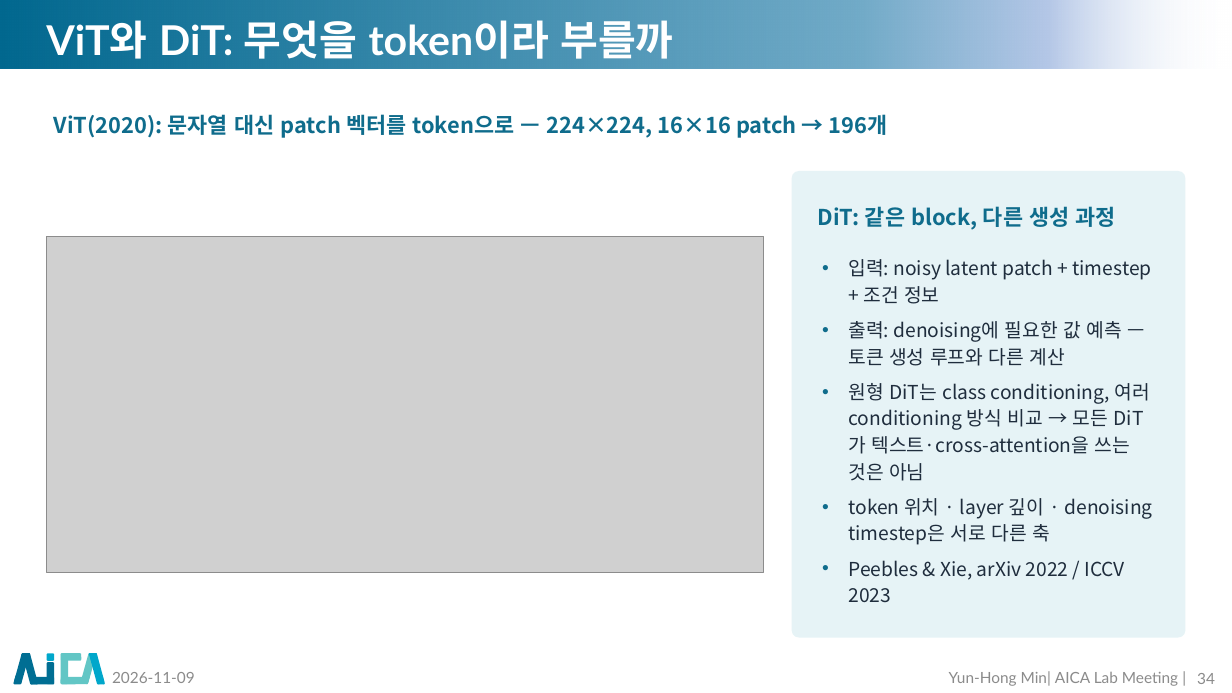
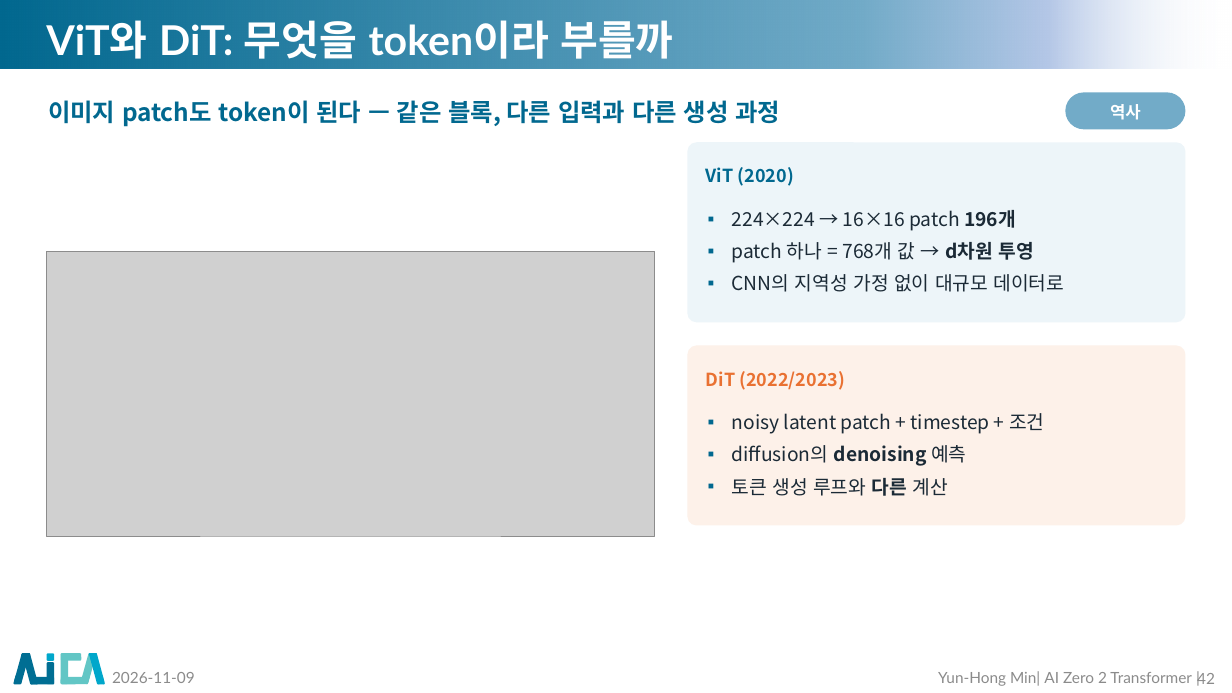
Before and after one commit to myunhh/AI-Zero-2-Transformers, a slide deck: slide 42 of lectures/week06_transformer_complete.pptx (slide 34 before the commit). Drawn at 1232x693 pixels with LibreOffice and Linux fonts; fonts in the diff are those of the drawing; grey boxes stand for pictures; background and template pictures are left out. Boxes give left, top, right and bottom in pixels: in the first picture for what was removed or moved away, otherwise in the second. Text is boxed around its words. In the diff, an @@ line names an element or a change of style, - is before the commit and + after.

```diff
--- a/lectures/week06_transformer_complete.pptx
+++ b/lectures/week06_transformer_complete.pptx
@@ text at (48, 100, 780, 127): text changed; size 17 to 19 pt; text colour #0F6C8C to #01688F @@
-ViT(2020): 문자열 대신 patch 벡터를 token으로 — 224×224, 16×16 patch → 196개
+이미지 patch도 token이 된다 — 같은 블록, 다른 입력과 다른 생성 과정
@@ rounded rectangle added at (1066, 92, 1186, 129), fill #72ABC8, 13 pt, text #FFFFFF, bold @@
+역사
@@ rounded rectangle added at (688, 142, 1186, 323), fill #EDF5F9 @@
@@ text added at (706, 167, 794, 186), 14 pt, text #01688F, bold @@
+ViT (2020)
@@ rounded rectangle removed at (792, 171, 1186, 638) @@
@@ text removed at (817, 206, 1116, 230) @@
-DiT: 같은 block, 다른 생성 과정
@@ text added at (732, 210, 1064, 292), 15 pt, text #1B2A36 @@
+▪ 224×224 → 16×16 patch 196개
+▪ patch 하나 = 768개 값 → d차원 투영
+▪ CNN의 지역성 가정 없이 대규모 데이터로
@@ picture: place and size @@
-picture at (46, 237, 764, 573)
+picture at (46, 251, 655, 536)
@@ text removed at (848, 259, 1153, 602) @@
-• 입력: noisy latent patch + timestep + 조건 정보
-• 출력: denoising에 필요한 값 예측 — 토큰 생성 루프와 다른 계산
-• 원형 DiT는 class conditioning, 여러 conditioning 방식 비교 → 모든 DiT가 텍스트·cross-attention을 쓰는 것은 아님
-• token 위치 · layer 깊이 · denoising timestep은 서로 다른 축
-• Peebles & Xie, arXiv 2022 / ICCV 2023
@@ rounded rectangle added at (688, 346, 1186, 526), fill #FDF1E9 @@
@@ text added at (706, 371, 845, 390), 14 pt, text #E97132, bold @@
+DiT (2022/2023)
@@ text added at (732, 413, 1044, 496), 15 pt, text #1B2A36 @@
+▪ noisy latent patch + timestep + 조건
+▪ diffusion의 denoising 예측
+▪ 토큰 생성 루프와 다른 계산
@@ text at (938, 671, 1192, 686): text changed @@
-Yun-Hong Min| AICA Lab Meeting |
+Yun-Hong Min| AI Zero 2 Transformer |
@@ page number at (1197, 671, 1215, 686): text changed @@
-34
+42
```
Also in this commit, not shown: 17 other slides changed, 34 slides added, 25 slides removed, 21 other files.
